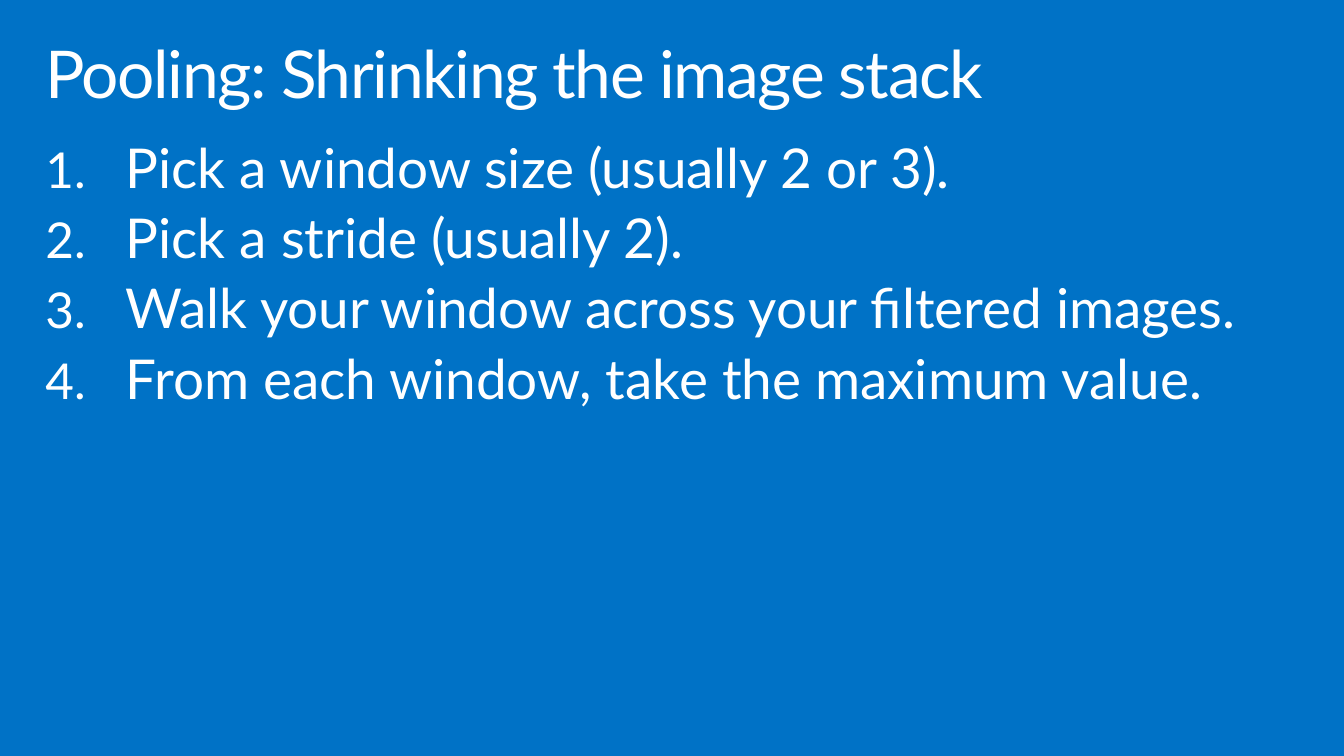
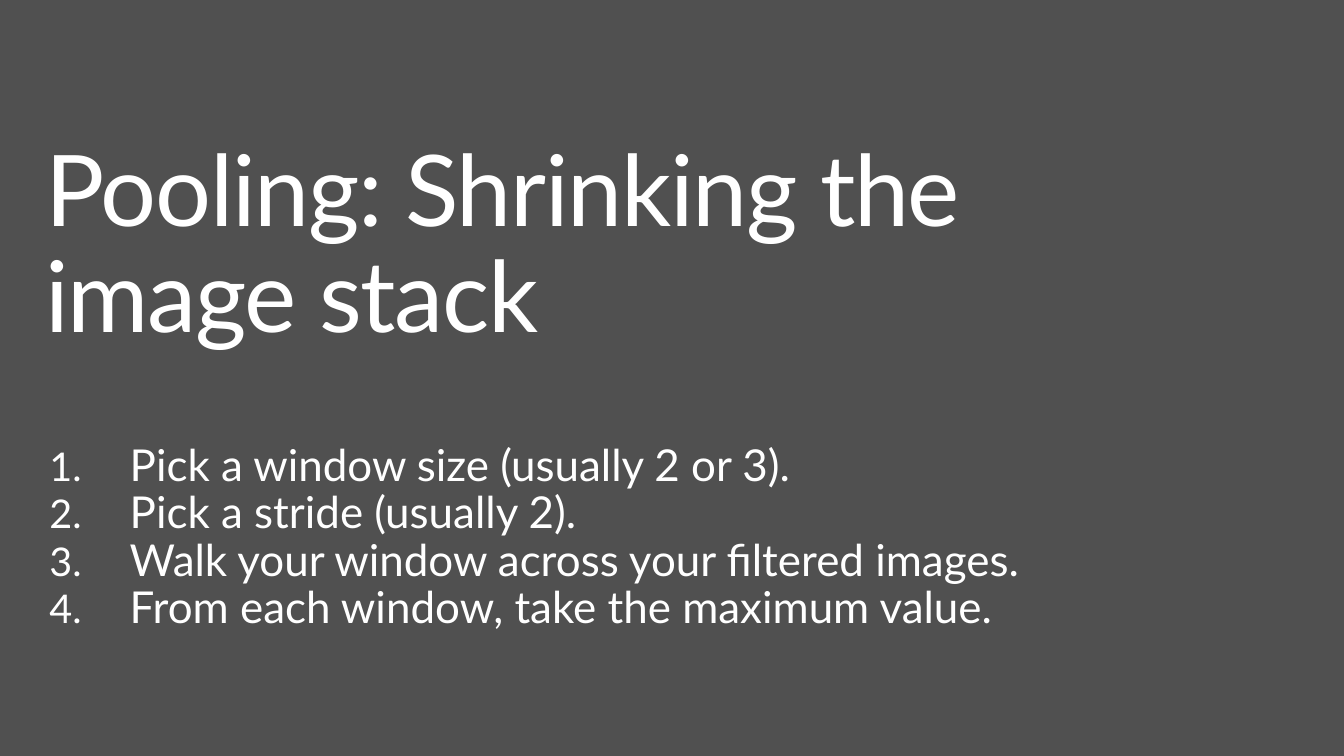
Before and after one commit to bienhuynh/KTTTNT, a slide deck: slide 42 of Nhan dang chu viet tay/Final/Docs/Thuật toán mạng CNN.pptx. Drawn at 1344x756 pixels with LibreOffice and Linux fonts; fonts in the diff are those of the drawing; background and template pictures are left out. Boxes give left, top, right and bottom in pixels: in the first picture for what was removed or moved away, otherwise in the second. Text is boxed around its words. In the diff, an @@ line names an element or a change of style, - is before the commit and + after.

```diff
--- a/Nhan dang chu viet tay/Final/Docs/Thuật toán mạng CNN.pptx
+++ b/Nhan dang chu viet tay/Final/Docs/Thuật toán mạng CNN.pptx
@@ background #0072C6 to picture (left out) @@
@@ title "Pooling: Shrinking the image stack": place and size @@
-title "Pooling: Shrinking the image stack" at <box>45,49,983,110</box>
+title "Pooling: Shrinking the image stack" at <box>45,153,960,350</box>
@@ title "Pooling: Shrinking the image stack" at <box>45,153,960,350</box>: size 48 to 72 pt @@
@@ text "Pick a window size (usually ...": place and size @@
-text "Pick a window size (usually ..." at <box>126,145,1235,407</box>
+text "Pick a window size (usually ..." at <box>130,447,1019,629</box>
@@ text "Pick a window size (usually ..." at <box>130,447,1019,629</box>: size 40 to 32 pt; less space between paragraphs @@
```
Also in this commit, not shown: 90 other slides changed, 1 slide added, 1 slide removed, 10 other files.
